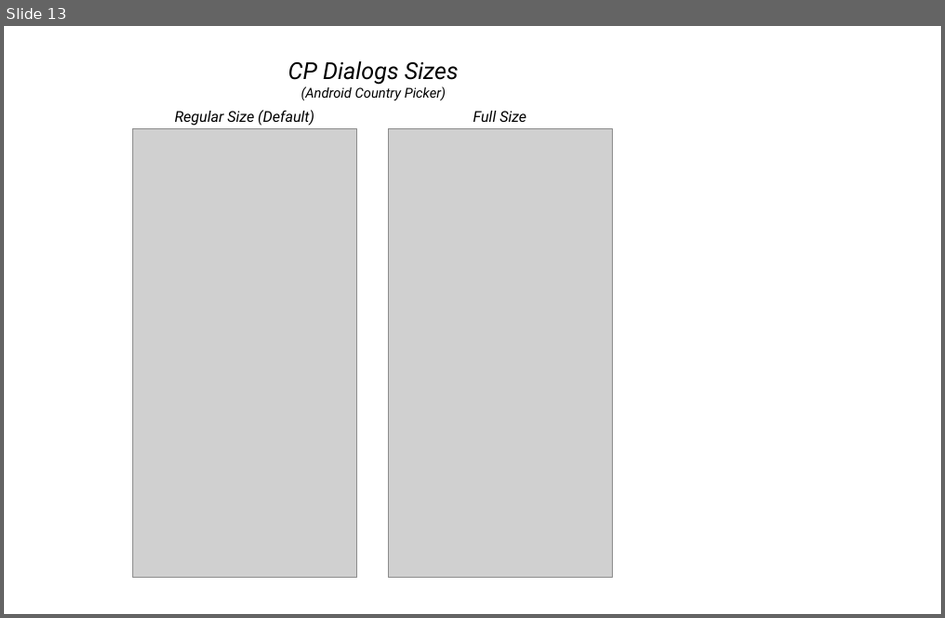
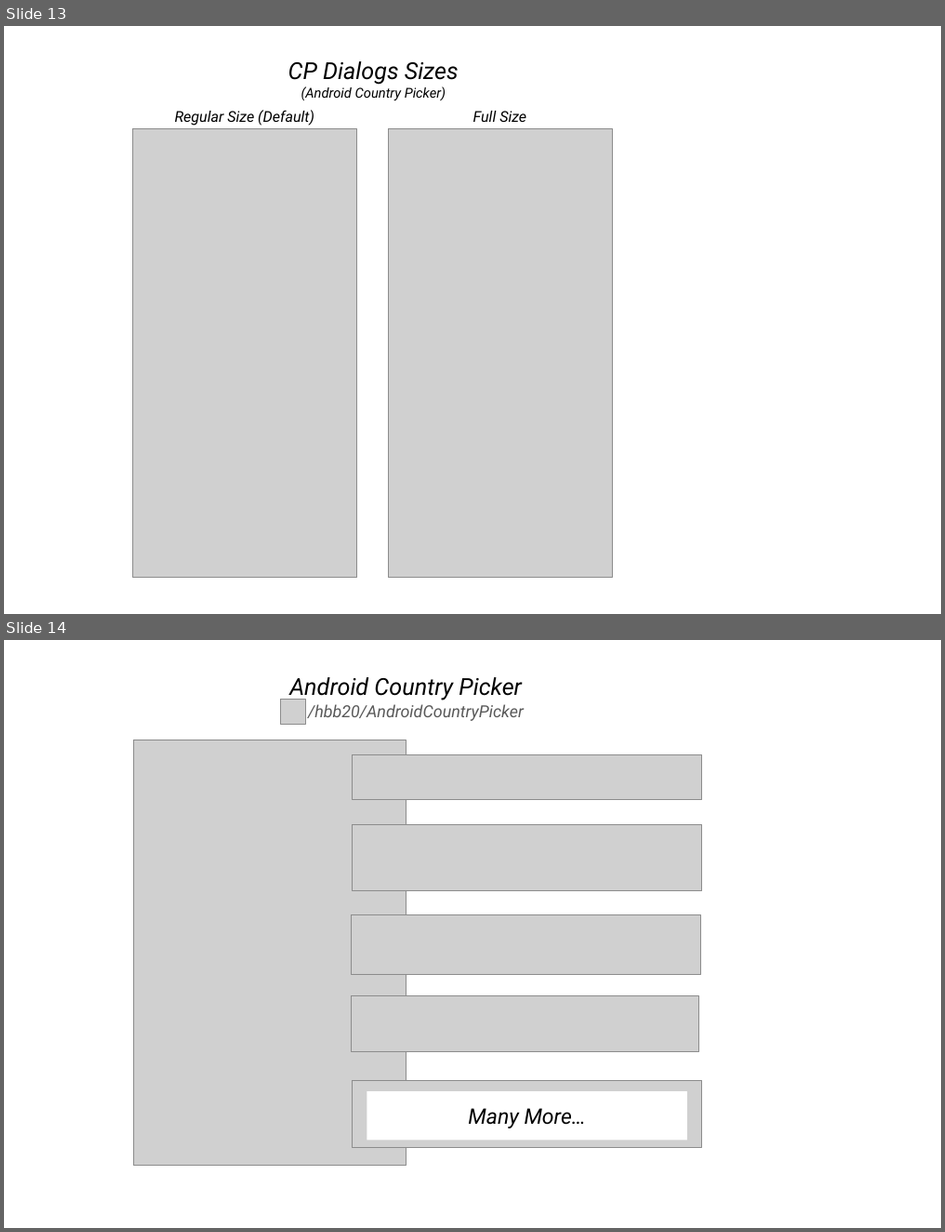
Before and after one commit to hbb20/AndroidCountryPicker, a slide deck: screenshots/illustrations.pptx. Shown one above the other, each under a label of ours: slide 13 before the commit, slides 13 and 14 after it. The pictures are 945x618 and 945x1232 pixels, drawn with LibreOffice and Linux fonts; fonts in the diff are those of the drawing; grey boxes stand for pictures; background and template pictures are left out. Boxes give left, top, right and bottom in pixels: in the first picture for what was removed or moved away, otherwise in the second. Text is boxed around its words. In the diff, an @@ line names an element or a change of style, - is before the commit and + after.

```diff
--- a/screenshots/illustrations.pptx
+++ b/screenshots/illustrations.pptx
@@ slide 14 added at (4, 640, 941, 1228), background #FFFFFF @@
@@ text added at (290, 677, 521, 700), 28.1 pt, text #000000, italic @@
+Android Country Picker
@@ picture added at (280, 699, 305, 724) @@
@@ text added at (308, 704, 524, 721), 20 pt, text #595959, italic @@
+/hbb20/AndroidCountryPicker
@@ picture added at (133, 740, 407, 1165) @@
@@ picture added at (353, 754, 702, 800) @@
@@ picture added at (353, 824, 702, 891) @@
@@ picture added at (351, 914, 701, 974) @@
@@ picture added at (351, 995, 699, 1051) @@
@@ picture added at (353, 1080, 702, 1147) @@
@@ rectangle added at (368, 1091, 688, 1139), fill #FFFFFF, 25.8 pt, text #000000, italic @@
+Many More…
```
Also in this commit, not shown: 2 other slides added, 1 other file.
